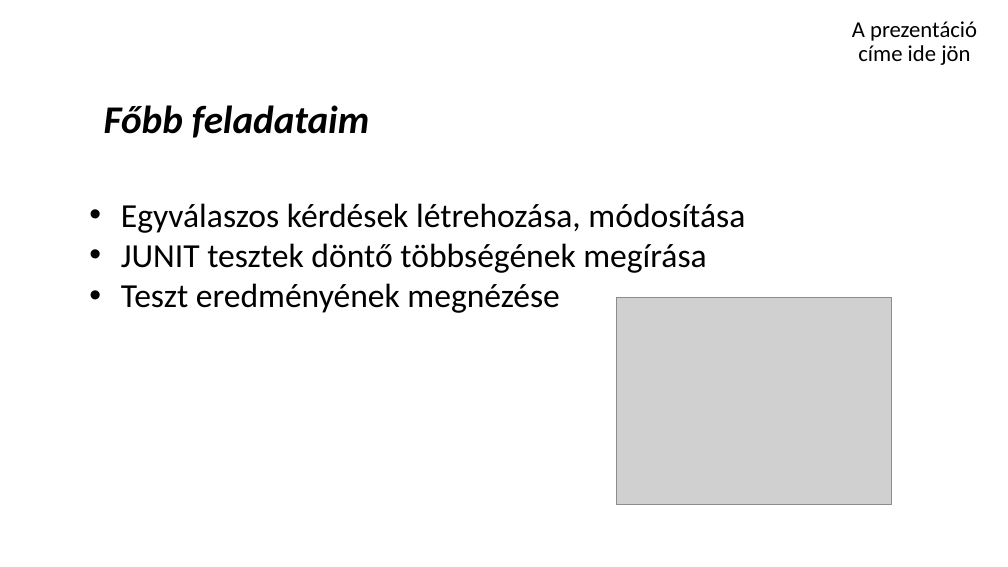
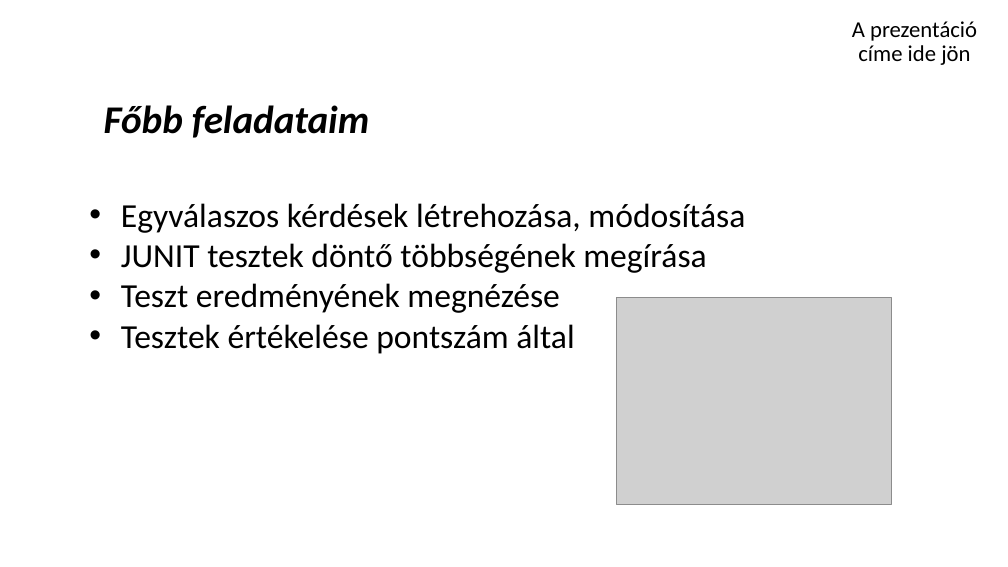
Before and after one commit to schonherz-java-ee-2016-spring/sandbox, a slide deck: slide 4 of Iványi-Nagy Gábor/ivanyi_nagy_gabor.pttx.pptx. Drawn at 1008x567 pixels with LibreOffice and Linux fonts; fonts in the diff are those of the drawing; grey boxes stand for pictures; background and template pictures are left out. Boxes give left, top, right and bottom in pixels: in the first picture for what was removed or moved away, otherwise in the second. Text is boxed around its words. In the diff, an @@ line names an element or a change of style, - is before the commit and + after.

```diff
--- a/Iványi-Nagy Gábor/ivanyi_nagy_gabor.pttx.pptx
+++ b/Iványi-Nagy Gábor/ivanyi_nagy_gabor.pttx.pptx
@@ text at (x1=121, y1=324, x2=574, y2=354): paragraph added @@
+• Tesztek értékelése pontszám által
```
Also in this commit, not shown: 2 other slides changed.
